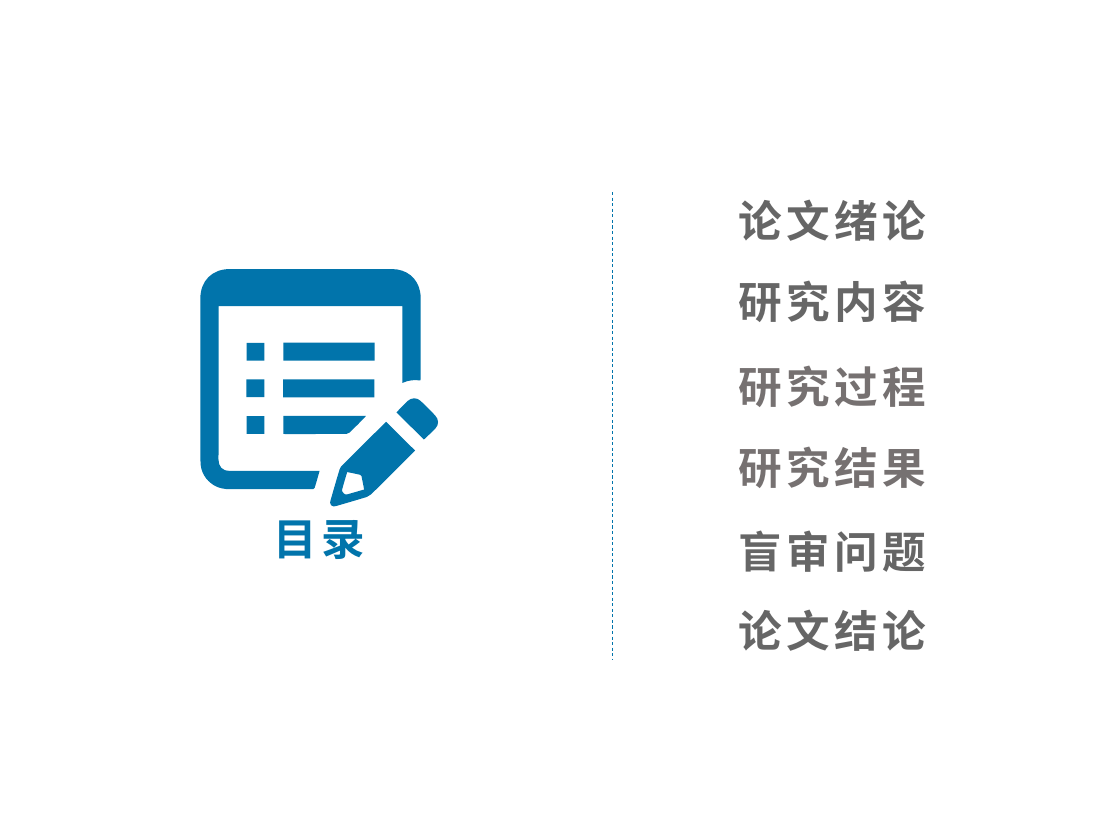
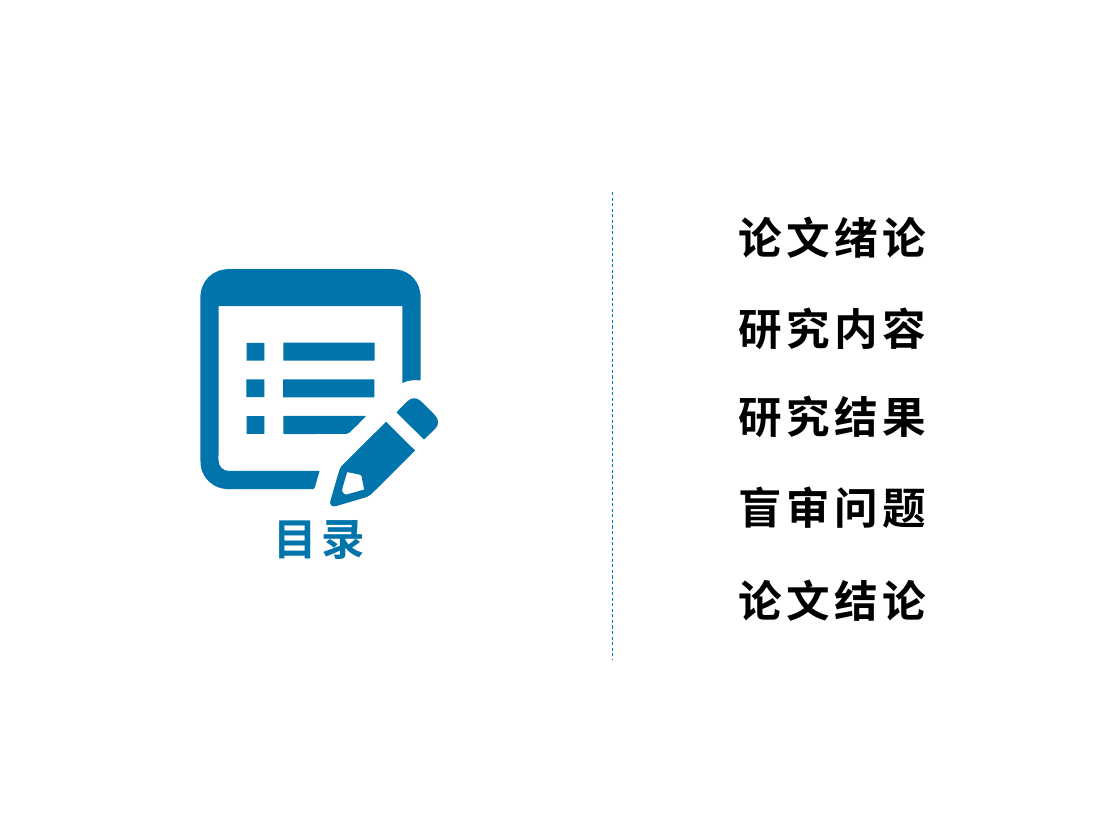
Before and after one commit to j1611328786/Big-Data, a slide deck: slide 2 of 程敬-3115316010-5085班毕业答辩.pptx. Drawn at 1120x840 pixels with LibreOffice and Linux fonts; fonts in the diff are those of the drawing; background and template pictures are left out. Boxes give left, top, right and bottom in pixels: in the first picture for what was removed or moved away, otherwise in the second. Text is boxed around its words. In the diff, an @@ line names an element or a change of style, - is before the commit and + after.

```diff
--- a/程敬-3115316010-5085班毕业答辩.pptx
+++ b/程敬-3115316010-5085班毕业答辩.pptx
@@ text "论文绪论": place and size @@
-text "论文绪论" at [738, 199, 926, 241]
+text "论文绪论" at [738, 216, 926, 258]
@@ text "研究内容": place and size @@
-text "研究内容" at [738, 280, 926, 322]
+text "研究内容" at [738, 307, 926, 349]
@@ text "研究结果": place and size @@
-text "研究结果" at [738, 446, 926, 488]
+text "研究结果" at [738, 395, 926, 437]
@@ text "研究结果" at [738, 395, 926, 437]: text colour #767171 to #000000 @@
@@ text removed at [738, 365, 926, 407] @@
-研究过程
@@ text colour #666666 to #000000 in 4 elements at [738, 216, 926, 258], [738, 307, 926, 349], [738, 579, 926, 621], [738, 486, 926, 528] @@
@@ text "盲审问题": place and size @@
-text "盲审问题" at [738, 530, 926, 572]
+text "盲审问题" at [738, 486, 926, 528]
@@ text "论文结论": place and size @@
-text "论文结论" at [738, 609, 926, 651]
+text "论文结论" at [738, 579, 926, 621]
```
Also in this commit, not shown: 17 other slides changed, 7 slides added, 3 slides removed, 1 other file.
